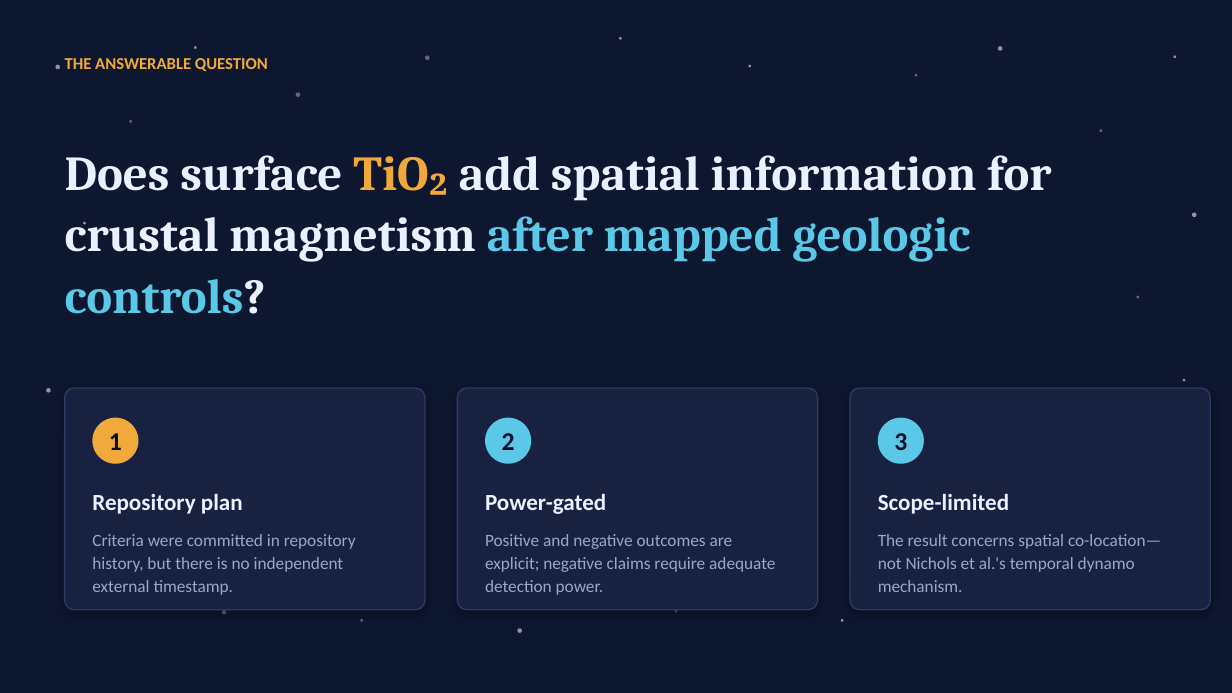
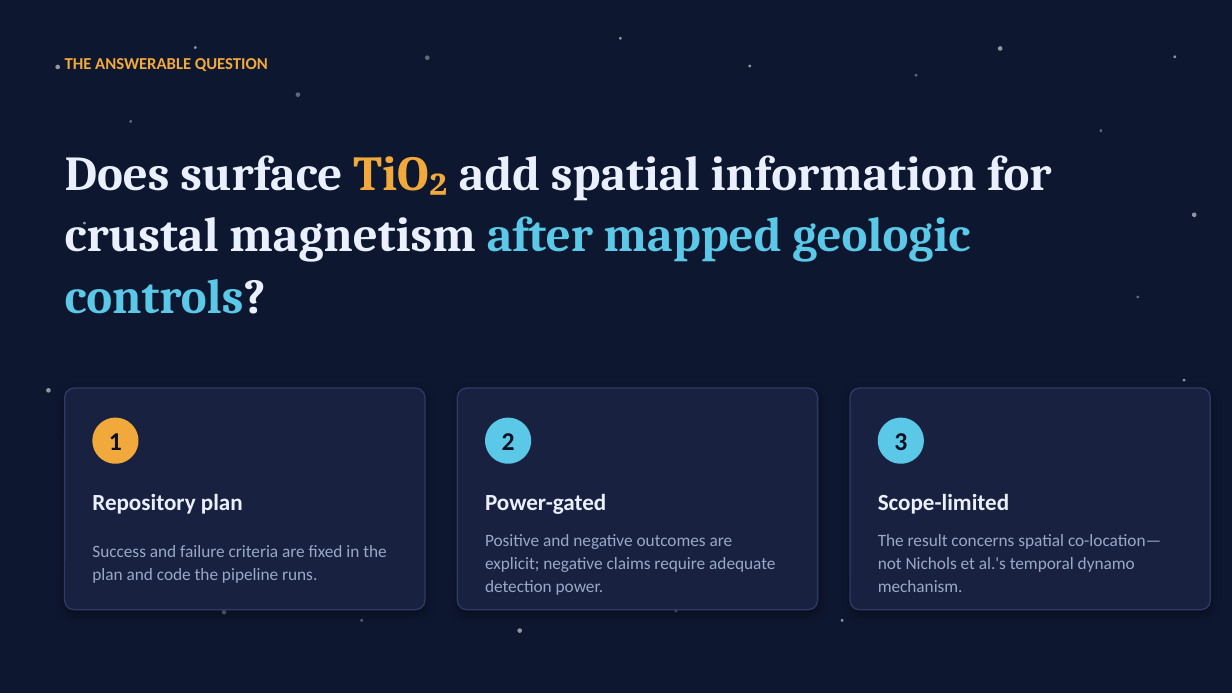
Before and after one commit to lemoon01110/Lunar-Titanium-Magnetism, a slide deck: slide 5 of Paper-and-Pitch/Pitch.pptx. Drawn at 1232x693 pixels with LibreOffice and Linux fonts; fonts in the diff are those of the drawing. Boxes give left, top, right and bottom in pixels: in the first picture for what was removed or moved away, otherwise in the second. Text is boxed around its words. In the diff, an @@ line names an element or a change of style, - is before the commit and + after.

```diff
--- a/Paper-and-Pitch/Pitch.pptx
+++ b/Paper-and-Pitch/Pitch.pptx
@@ text at <box>92,545,386,583</box>: text changed @@
-Criteria were committed in repository history, but there is no independent external timestamp.
+Success and failure criteria are fixed in the plan and code the pipeline runs.
```
Also in this commit, not shown: 1 other slide changed, 15 other files.
